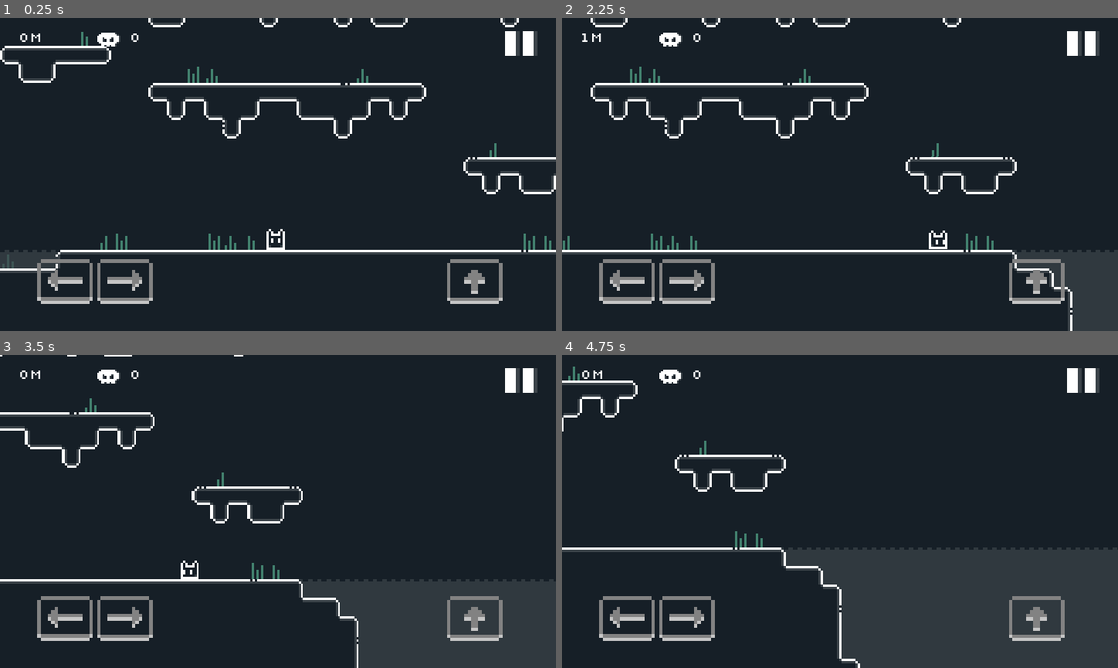
Above: before the commit, frames 1-4 (two rows, left to right).
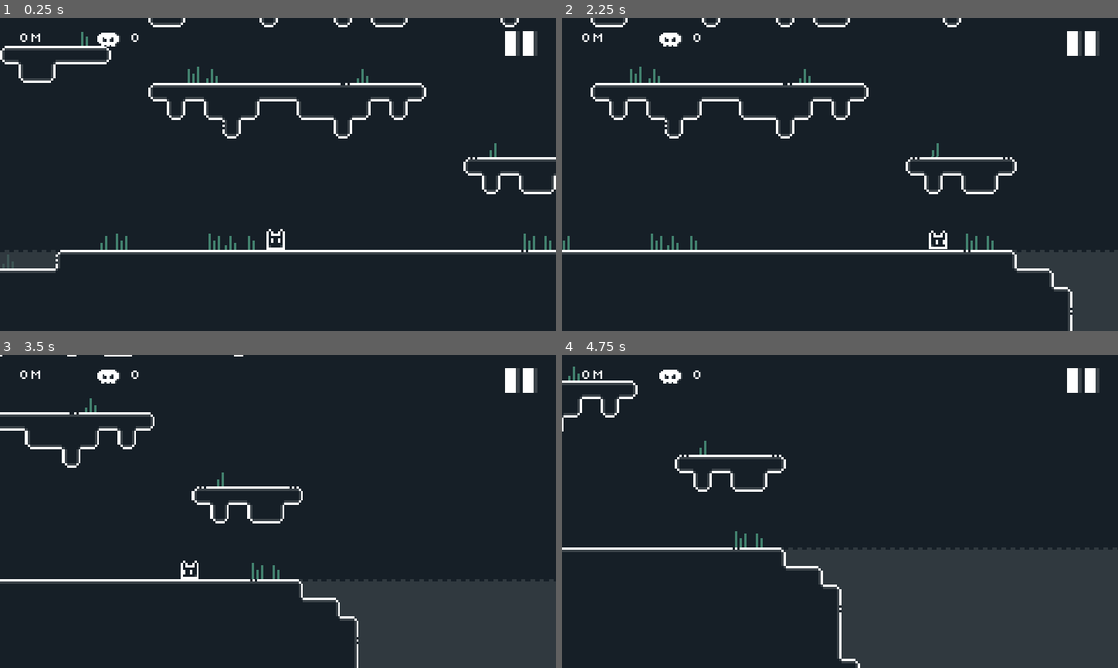
Above: after the commit, the same moments.

Repository: adityarahmanda/RabvantureGodot
Game: Godot game, scene res://Scenes/Game.tscn
Two runs of this game, one before a commit and one after it. Both use one fixed random seed, a clock stepped at 60 frames per second and the inputs below. Sound files missing from this copy of the repository are replaced by a short silence.
Inputs (mouse positions are in pixels of both pictures, inside the frame that each line leads up to):
- Up to frame 1 (0.25 s): no input
- Up to frame 2 (2.25 s): click (1084, 43) at 0.5 s; tap Enter at 1.25 s; hold Right (ui_right) from 1.28 s (still down); tap Space (ui_select) at 1.35, 1.52, 1.82, 2.1 s
- Up to frame 3 (3.5 s): tap Space (ui_select) at 2.27, 2.57, 2.85 s; release Right (ui_right) at 2.78 s; hold Left (ui_left) from 2.78 s (still down)
- Up to frame 4 (4.75 s): release Left (ui_left) at 3.53 s; hold Right (ui_right) from 3.53 s (still down); tap Space (ui_select) at 3.6, 3.77, 4.07, 4.35, 4.52 s

The runs differ from the first frame. In frame 1, 1.8% of the frame differs, in the area x 6-91%, y 77-92%; in frame 2, 1.9%, in the area x 3-91%, y 4-92%; in frame 3, 1.8%; in frame 4, 1.8%.

Commit message:
fix ui display

Diff:
--- a/Scripts/UI/GameUIInput.gd
+++ b/Scripts/UI/GameUIInput.gd
@@ -5,6 +5,14 @@
 @onready var jump_input_button : TouchScreenButton = %JumpInputButton
 
 func _ready():
-	left_input_button.set_action("ui_left")
-	right_input_button.set_action("ui_right")
-	jump_input_button.set_action("ui_select")
+	if OS.get_name() == "Android":
+		left_input_button.set_action("ui_left")
+		right_input_button.set_action("ui_right")
+		jump_input_button.set_action("ui_select")
+		left_input_button.visible = true
+		right_input_button.visible = true
+		jump_input_button.visible = true
+	else:
+		left_input_button.visible = false
+		right_input_button.visible = false
+		jump_input_button.visible = false
--- a/Scripts/_Core/GameManager.gd
+++ b/Scripts/_Core/GameManager.gd
@@ -10,6 +10,7 @@
 	SaveGame.load_json()
 	register_signal_callbacks()
 	main_camera.follow_target = player
+	main_canvas.refresh_ui()
 
 func _process(_delta) -> void:
 	handle_score()
@@ -26,9 +27,8 @@
 
 func handle_score() -> void:
 	if (player == null): return
-	if (player.position.y > 0): return
 
-	Global.score = absi(player.position.y as int)
+	Global.score = maxi(0, -player.position.y)
 	main_canvas.set_score(Global.score)
 
 func reset_game() -> void:
--- a/Scripts/_Core/GameUI.gd
+++ b/Scripts/_Core/GameUI.gd
@@ -7,13 +7,18 @@
 
 func _ready() -> void:
 	assign_button_callbacks()
+
+func refresh_ui() -> void:
 	death_count_label.text = str(Global.death_count)
 
 func assign_button_callbacks() -> void:
 	pauseButton.button_up.connect(on_pressed_pause_button.bind())
 
 func on_pressed_pause_button() -> void:
-	print("Pause")
+	pass
 
 func set_score(score : int) -> void:
-	score_label.text = str(score) + "m"
+	if (score > 1000):
+		score_label.text = "%.2fkm" % (score / 1000.0)
+	else:
+		score_label.text = "%.fm" % score
